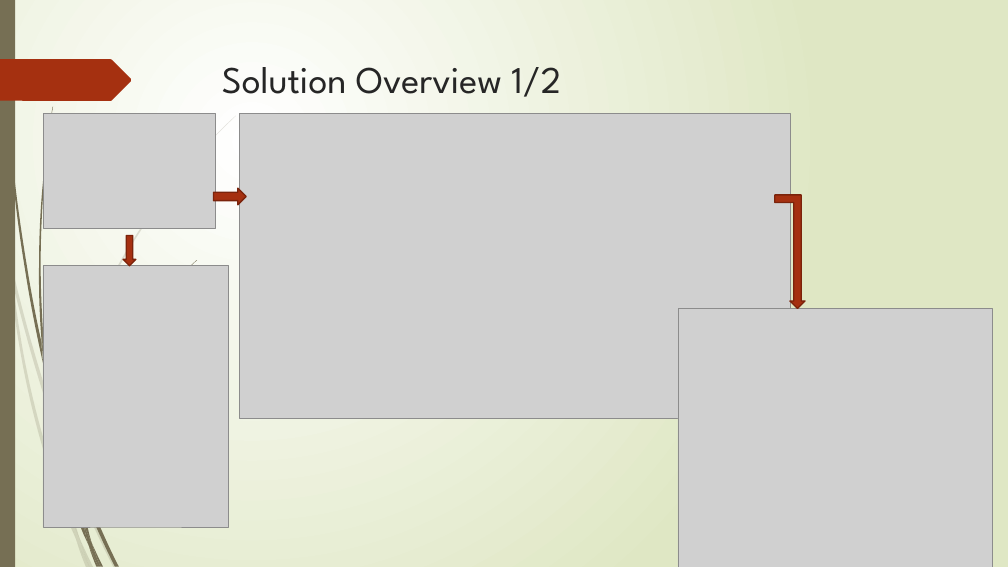
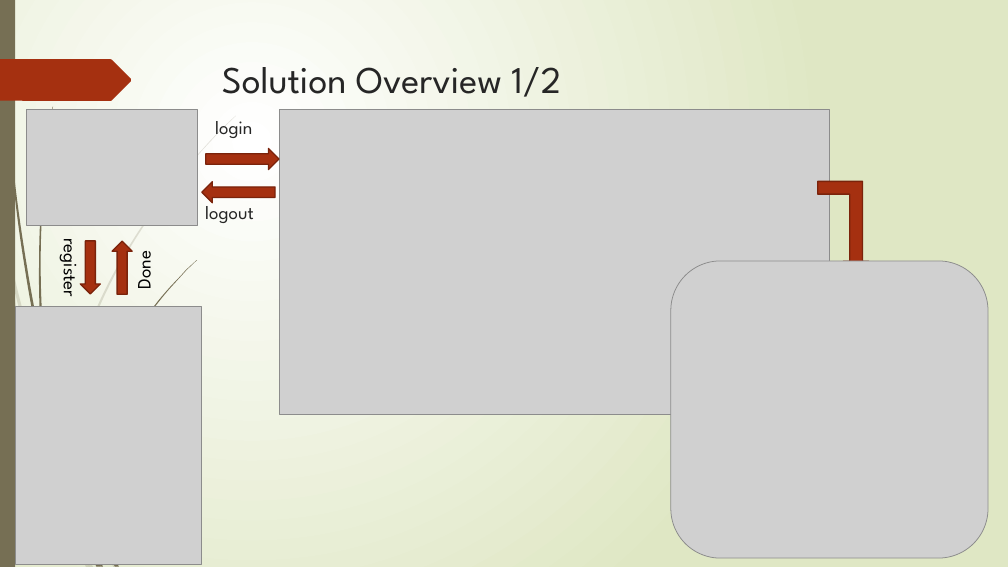
Before and after one commit to chris791223/Java-3-Team-Project, a slide deck: slide 4 of Project Presentation/Java 3 Project Presentation.pptx. Drawn at 1008x567 pixels with LibreOffice and Linux fonts; fonts in the diff are those of the drawing; grey boxes stand for pictures. Boxes give left, top, right and bottom in pixels: in the first picture for what was removed or moved away, otherwise in the second. Text is boxed around its words. In the diff, an @@ line names an element or a change of style, - is before the commit and + after.

```diff
--- a/Project Presentation/Java 3 Project Presentation.pptx
+++ b/Project Presentation/Java 3 Project Presentation.pptx
@@ picture: place and size @@
-picture at box(44, 113, 216, 229)
+picture at box(26, 110, 198, 225)
@@ picture: place and size @@
-picture at box(240, 113, 790, 418)
+picture at box(279, 110, 830, 414)
@@ right arrow: place and size @@
-right arrow at box(213, 188, 246, 205)
+right arrow at box(206, 148, 279, 169)
@@ text added at box(215, 121, 252, 138), 18 pt, text #262626 @@
+login
@@ right arrow added at box(202, 181, 275, 203), fill #A53010, outline #7A240C 1.25 pt @@
@@ text added at box(205, 200, 254, 223), 18 pt, text #262626 @@
+logout
@@ bent up arrow: place and size @@
-bent up arrow at box(775, 195, 805, 309)
+bent up arrow at box(818, 181, 870, 274)
@@ text added at box(58, 244, 86, 296), 18 pt, text #000000 @@
+register
@@ down arrow: place and size @@
-down arrow at box(123, 236, 136, 266)
+down arrow at box(80, 241, 101, 294)
@@ down arrow added at box(112, 241, 132, 294), fill #A53010, outline #7A240C 1.25 pt @@
@@ text added at box(129, 254, 157, 288), 18 pt, text #000000 @@
+Done
@@ picture: place and size @@
-picture at box(678, 309, 993, 567)
+picture at box(671, 261, 988, 558)
@@ picture: place and size @@
-picture at box(43, 266, 229, 528)
+picture at box(16, 307, 202, 565)
@@ freeform shape removed at box(42, 340, 48, 382) @@
@@ freeform shape removed at box(43, 361, 88, 546) @@
@@ freeform shape removed at box(64, 453, 79, 538) @@
@@ freeform shape removed at box(80, 488, 91, 544) @@
```
Also in this commit, not shown: 3 other slides changed, 38 other files.
